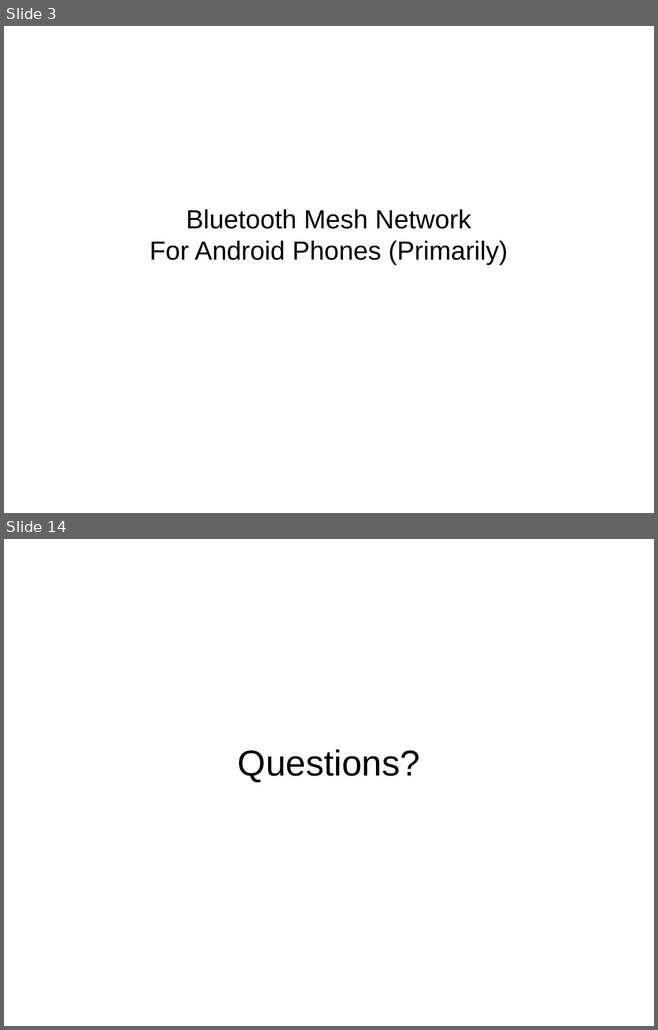
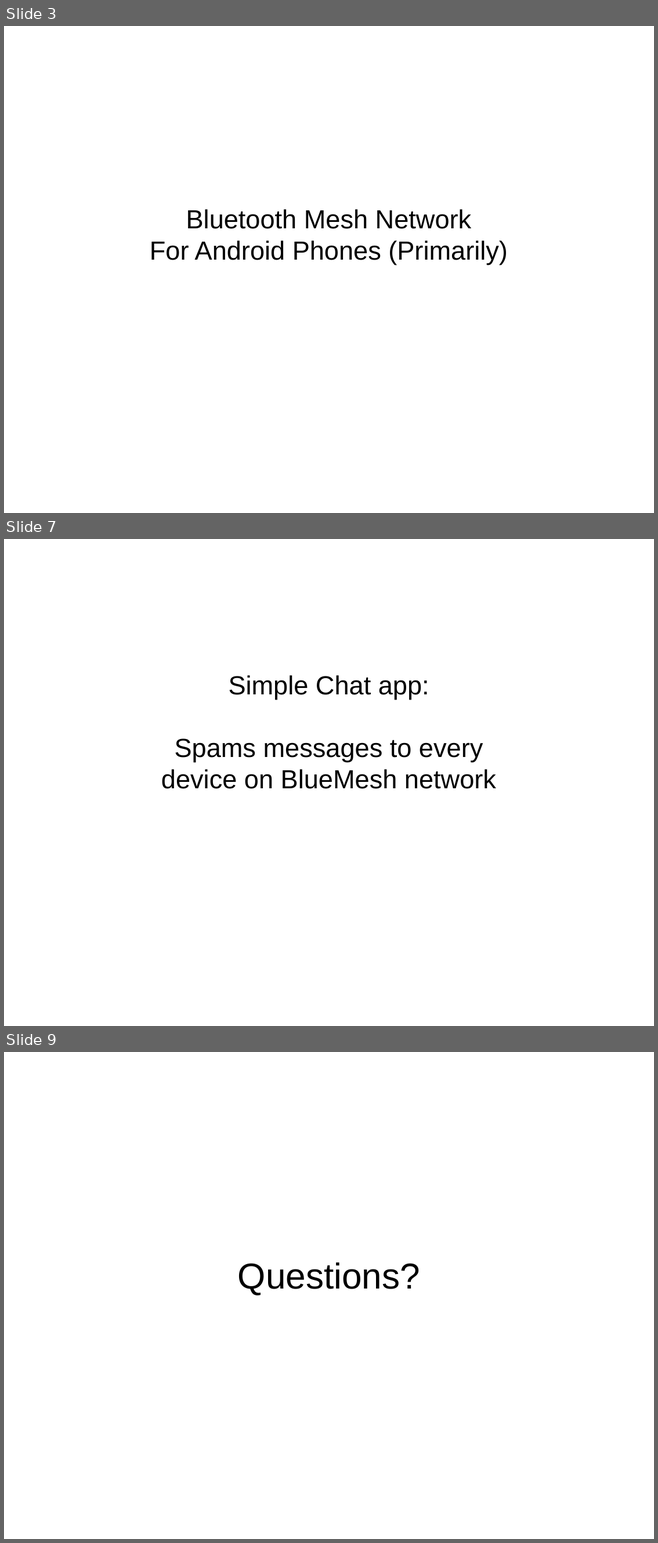
Before and after one commit to schnej7/Blue-Mesh, a slide deck: Presentations/RCOS_Presentation_2-5-2013.odp. Shown one above the other, each under a label of ours: slides 3 and 14 before the commit, slides 3, 7 and 9 after it; the slides between them are not shown. The pictures are 658x1030 and 658x1543 pixels, drawn with LibreOffice and Linux fonts; fonts in the diff are those of the drawing. Boxes give left, top, right and bottom in pixels: in the first picture for what was removed or moved away, otherwise in the second. Text is boxed around its words. In the diff, an @@ line names an element or a change of style, - is before the commit and + after.

```diff
--- a/Presentations/RCOS_Presentation_2-5-2013.odp
+++ b/Presentations/RCOS_Presentation_2-5-2013.odp
@@ slide 7 added at (4,539,654,1026), background #FFFFFF @@
@@ subtitle added at (161,675,496,789), 32 pt, text #000000 @@
+Simple Chat app:
+Spams messages to every
+device on BlueMesh network
@@ what was slide 14 is now slide 9 @@
```
Also in this commit, not shown: 4 other slides added, 10 slides removed.
